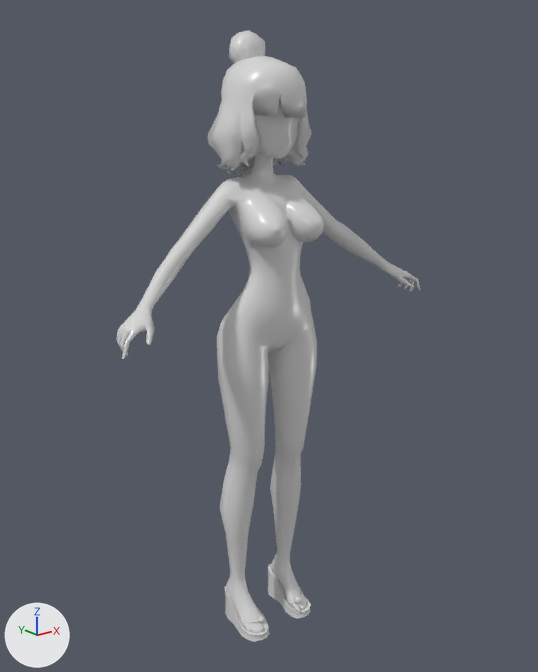
The FBX model zdsp/zdspclient/Assets/Models/Characters/Pc_hair/FBX_FOR_VIEW_NOTFORBUILD/hair_f_short_1.fbx as it was, and as the next commit left it.
Both versions are drawn from a 50 mm camera at (-1.54, -1.98, 1.92) aimed at (0.02, -0.03, 1.14). The lights are fixed; the arrows at lower left show +X, +Y and +Z. Where no turn or scale is listed for an object, it has been applied to the vertices.

Objects in the first picture: 'hair_f_short_1', 'pc_female_element_b', 'pc_female_element_f'.
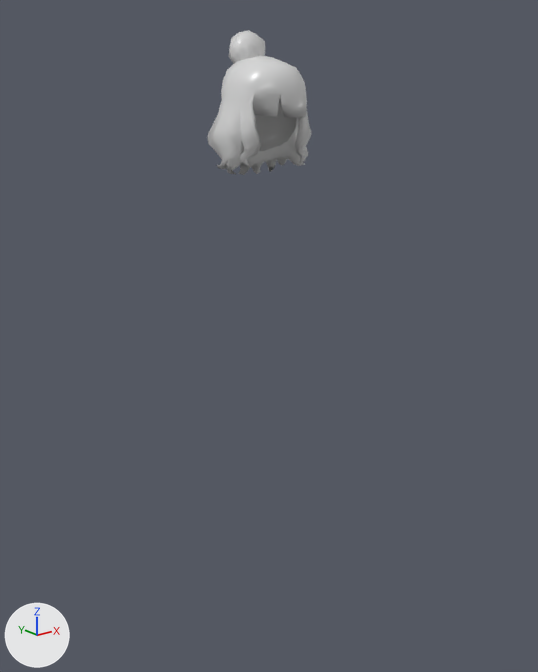
Pixel boxes (x1, y1, x2, y2) of what changed, in the pictures (538 x 672 px):
'pc_female_element_b', deleted: before (117, 152, 421, 642)
'pc_female_element_f', deleted: before (256, 99, 300, 159)

The edits, one by one:
Object 'pc_female_element_f' (ob_pc_female_element_f) is deleted.
Object 'pc_female_element_b' (ob_pc_female_element_b) is deleted.
